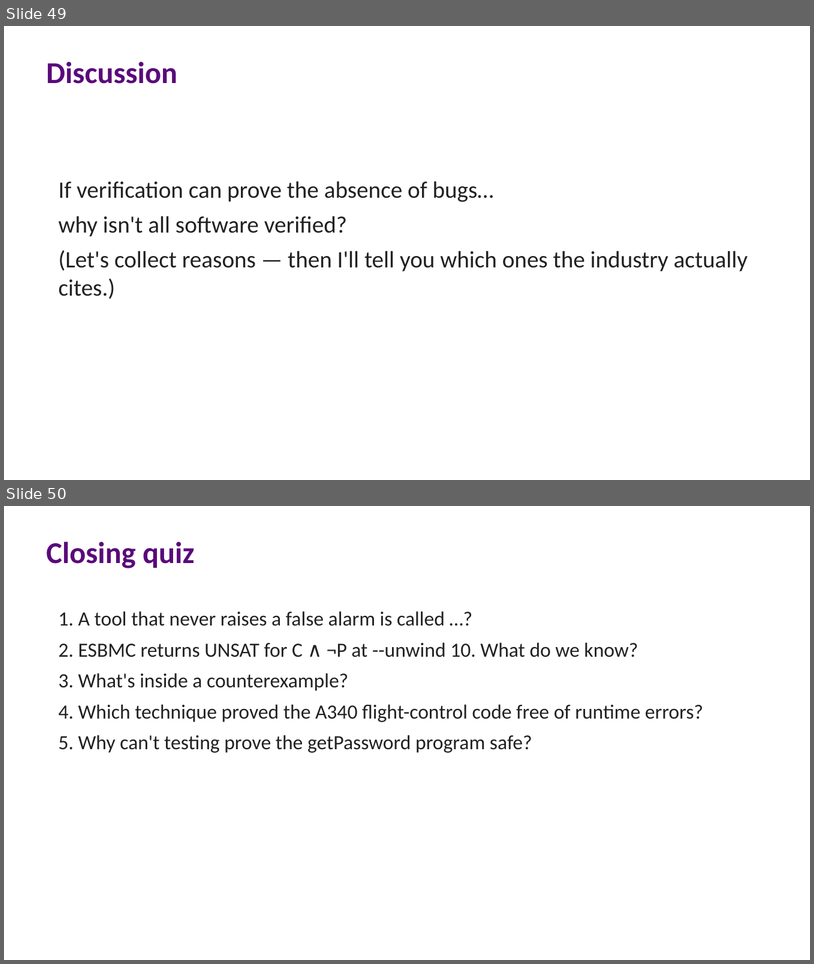
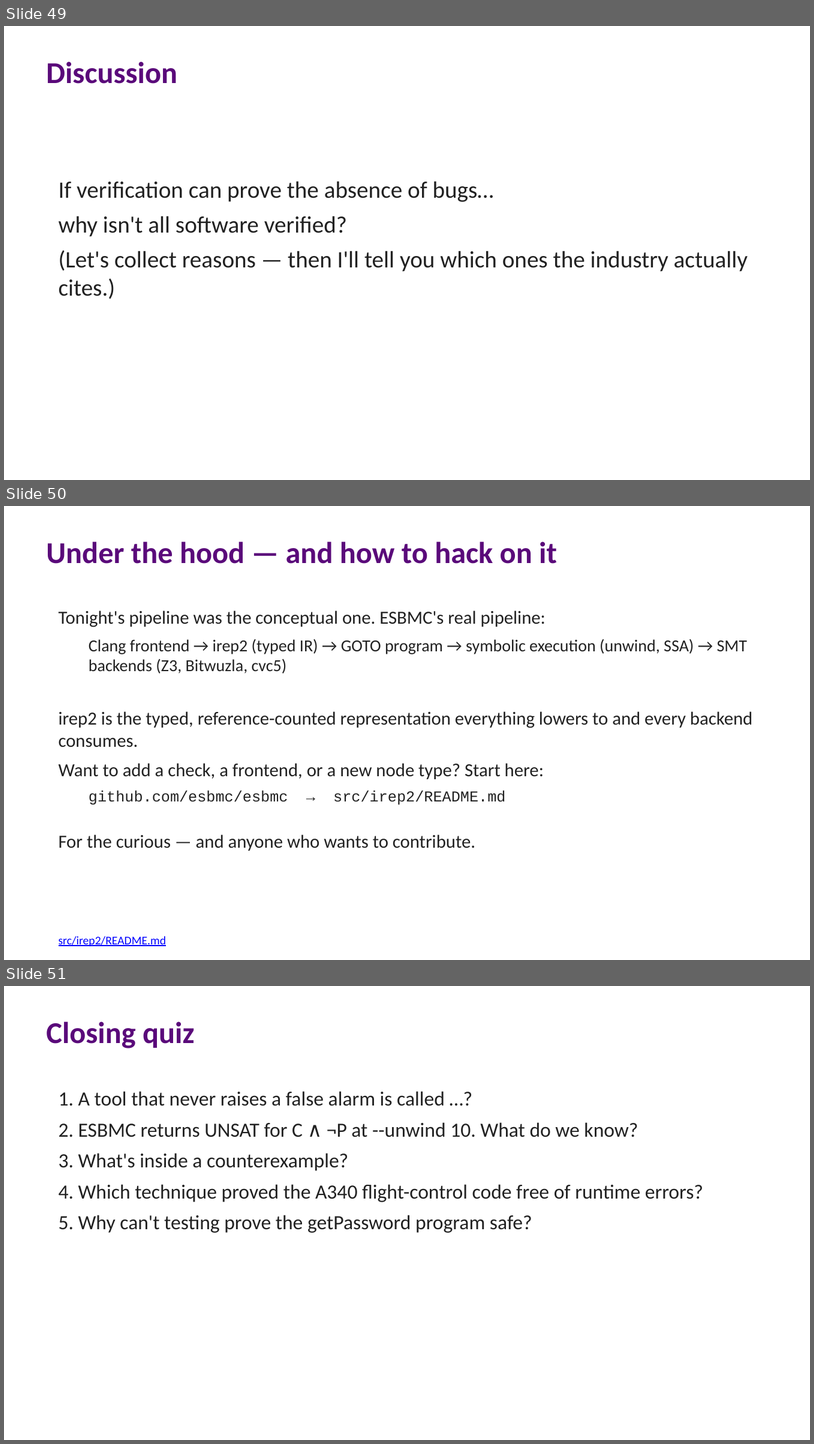
Before and after one commit to lucasccordeiro/unifei, a slide deck: slides/session1/01-session1-fundamentals.pptx. Shown one above the other, each under a label of ours: slides 49 and 50 before the commit, slides 49, 50 and 51 after it. The pictures are 814x964 and 814x1444 pixels, drawn with LibreOffice and Linux fonts; fonts in the diff are those of the drawing. Boxes give left, top, right and bottom in pixels: in the first picture for what was removed or moved away, otherwise in the second. Text is boxed around its words. In the diff, an @@ line names an element or a change of style, - is before the commit and + after.

```diff
--- a/slides/session1/01-session1-fundamentals.pptx
+++ b/slides/session1/01-session1-fundamentals.pptx
@@ slide 50 added at box(4, 506, 810, 960), background #FFFFFF @@
@@ text added at box(46, 541, 557, 564), 36 pt, text #5A0A7A, bold @@
+Under the hood — and how to hack on it
@@ text added at box(59, 610, 753, 850), 22 pt, text #212121 @@
+Tonight's pipeline was the conceptual one. ESBMC's real pipeline:
+  Clang frontend → irep2 (typed IR) → GOTO program → symbolic execution (unwind, SSA) → SMT backends (Z3, Bitwuzla, cvc5)
+irep2 is the typed, reference-counted representation everything lowers to and every backend consumes.
+Want to add a check, a frontend, or a new node type? Start here:
+  github.com/esbmc/esbmc → src/irep2/README.md
+For the curious — and anyone who wants to contribute.
@@ text added at box(59, 936, 167, 946), 14 pt, text #0000FF, underline @@
+src/irep2/README.md
@@ what was slide 50 is now slide 51 @@
```
Also in this commit, not shown: 3 other files.
